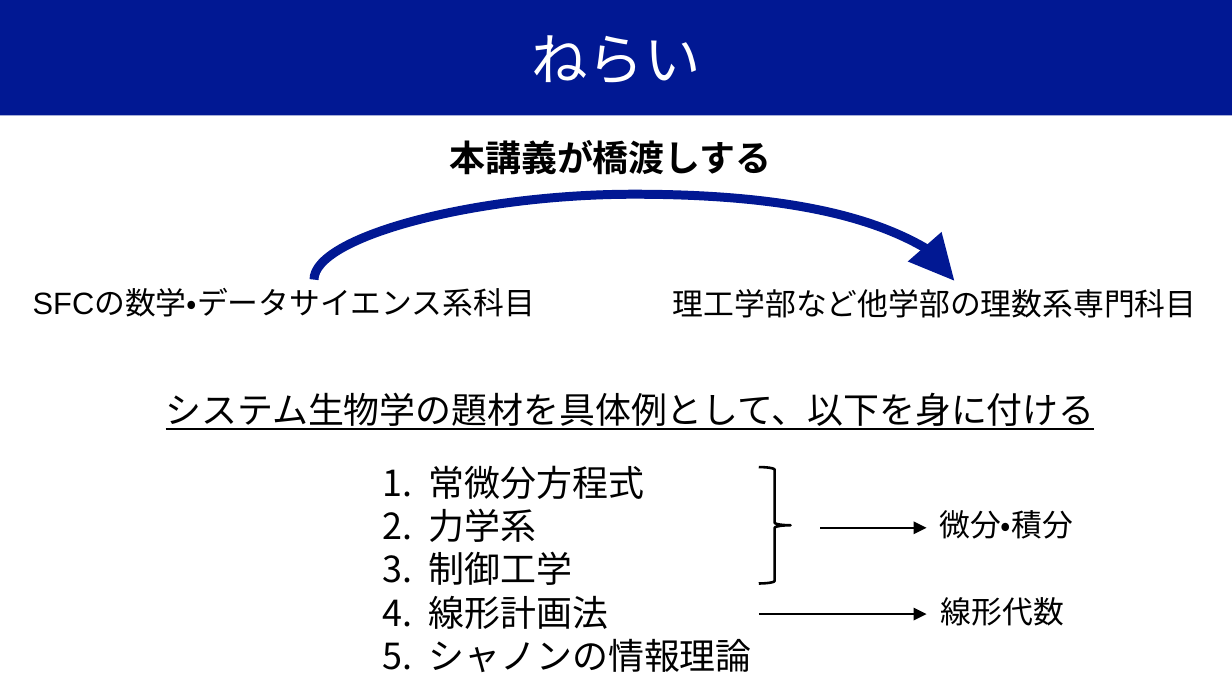
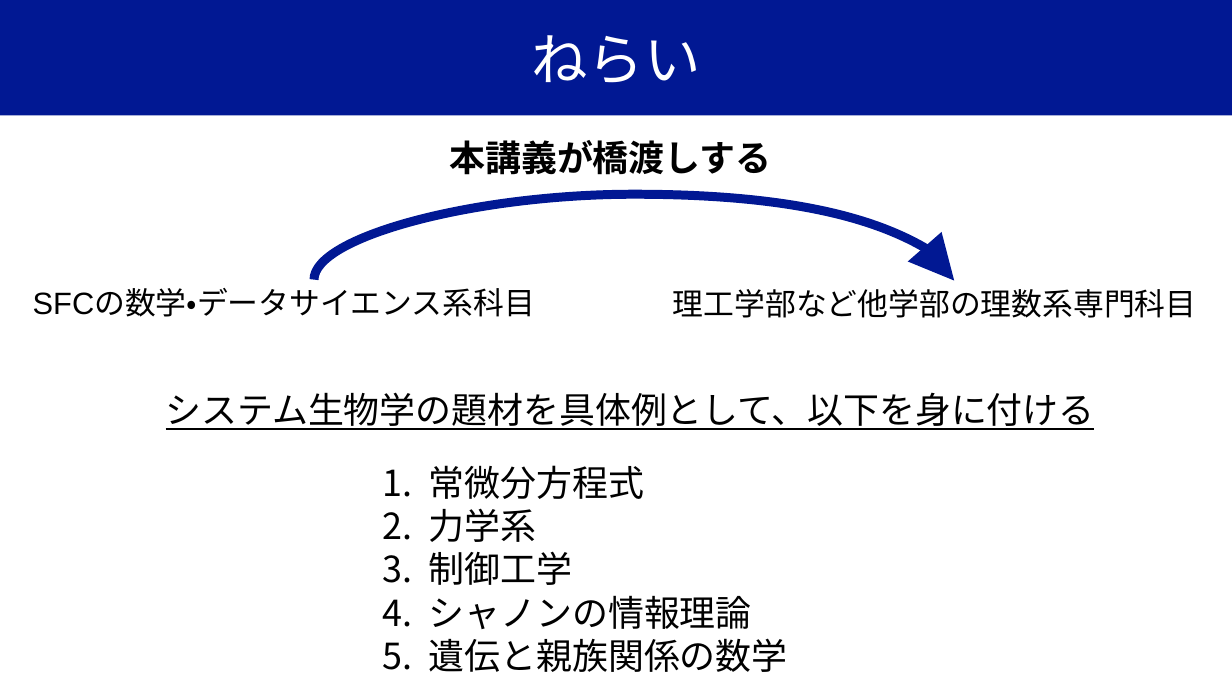
Before and after one commit to YugiLab/Lectures, a slide deck: slide 2 of DS2_2026/Day1/yugi_lecture1_ode.pptx (slide 4 before the commit). Drawn at 1232x693 pixels with LibreOffice and Linux fonts; fonts in the diff are those of the drawing. Boxes give left, top, right and bottom in pixels: in the first picture for what was removed or moved away, otherwise in the second. Text is boxed around its words. In the diff, an @@ line names an element or a change of style, - is before the commit and + after.

```diff
--- a/DS2_2026/Day1/yugi_lecture1_ode.pptx
+++ b/DS2_2026/Day1/yugi_lecture1_ode.pptx
@@ right brace removed at [759, 467, 790, 583] @@
@@ arrow removed from (821, 528) to (927, 528) @@
@@ text removed at [939, 510, 1073, 539] @@
-微分・積分
@@ text at [429, 595, 608, 629]: paragraph removed @@
-4. 線形計画法
@@ text removed at [941, 597, 1064, 626] @@
-線形代数
@@ arrow removed from (759, 615) to (927, 615) @@
@@ text at [429, 638, 788, 672]: paragraph added @@
+5. 遺伝と親族関係の数学
```
Also in this commit, not shown: 8 other slides changed, 4 slides added, 2 slides removed, 2 other files.
